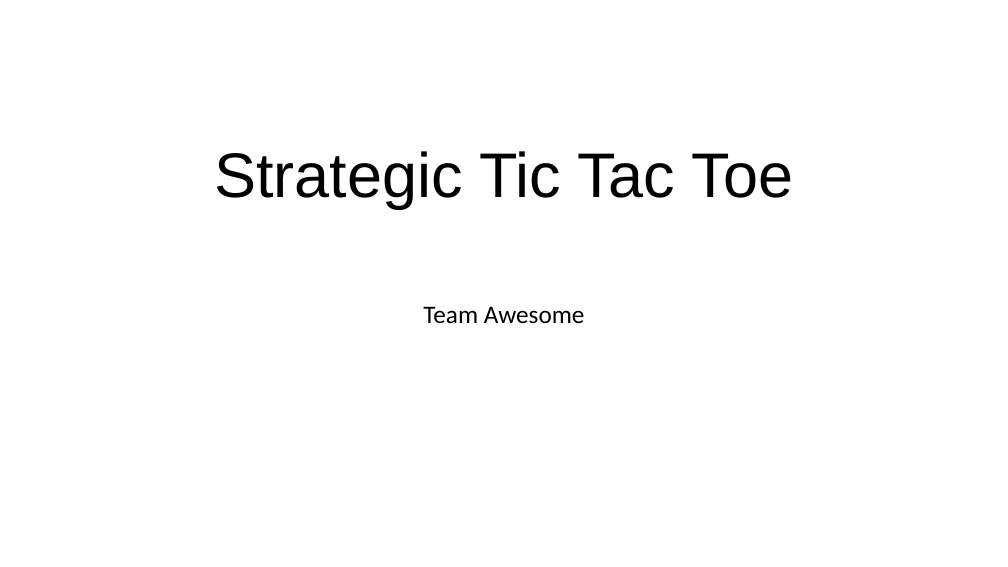
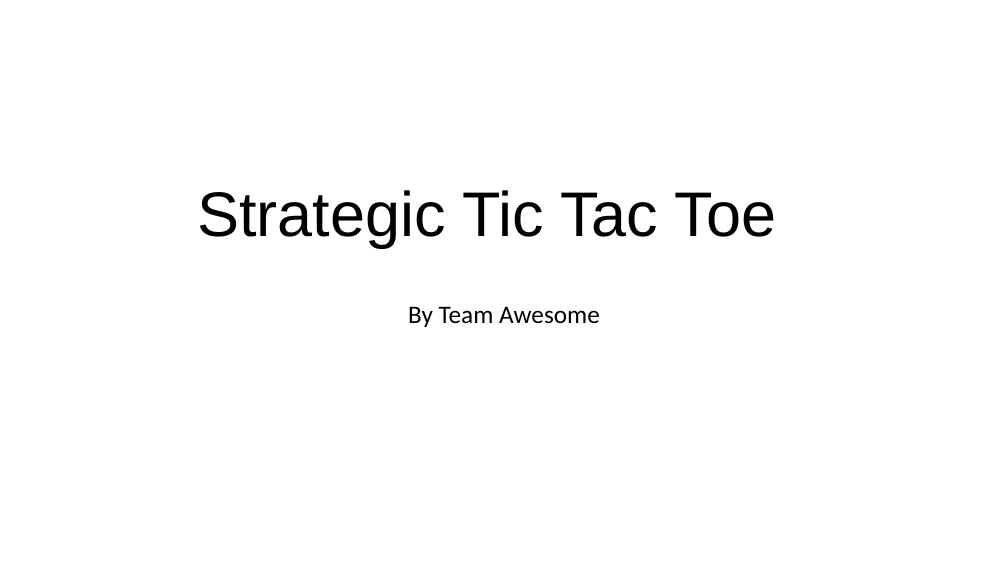
Before and after one commit to jwlarsen11/3060TicTacToe, a slide deck: slide 1 of Strategic tic tac toe demo slides.pptx. Drawn at 1008x567 pixels with LibreOffice and Linux fonts; fonts in the diff are those of the drawing; background and template pictures are left out. Boxes give left, top, right and bottom in pixels: in the first picture for what was removed or moved away, otherwise in the second. Text is boxed around its words. In the diff, an @@ line names an element or a change of style, - is before the commit and + after.

```diff
--- a/Strategic tic tac toe demo slides.pptx
+++ b/Strategic tic tac toe demo slides.pptx
@@ title "Strategic Tic Tac Toe": place and size @@
-title "Strategic Tic Tac Toe" at bbox=[215, 151, 794, 208]
+title "Strategic Tic Tac Toe" at bbox=[197, 190, 777, 248]
@@ subtitle at bbox=[408, 306, 600, 327]: text changed @@
-Team Awesome
+By Team Awesome
```
Also in this commit, not shown: 7 other slides changed, 1 slide added.
